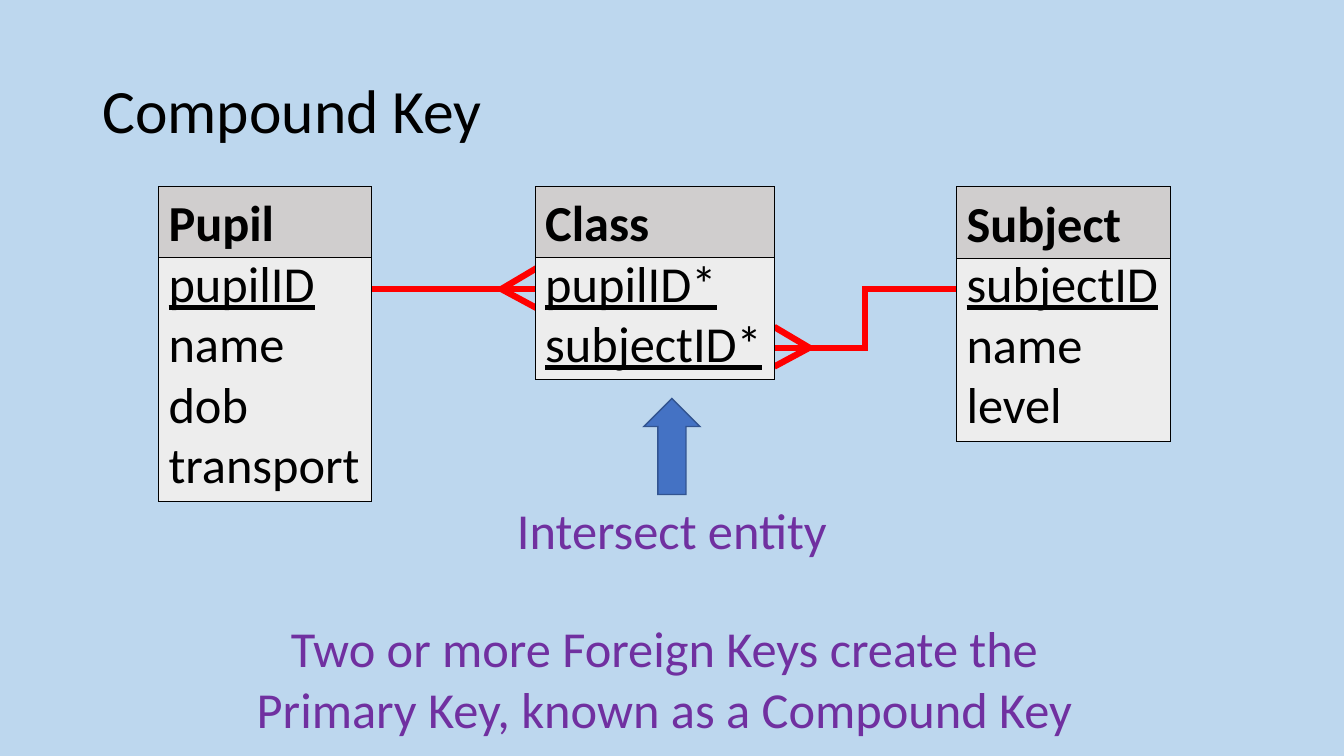
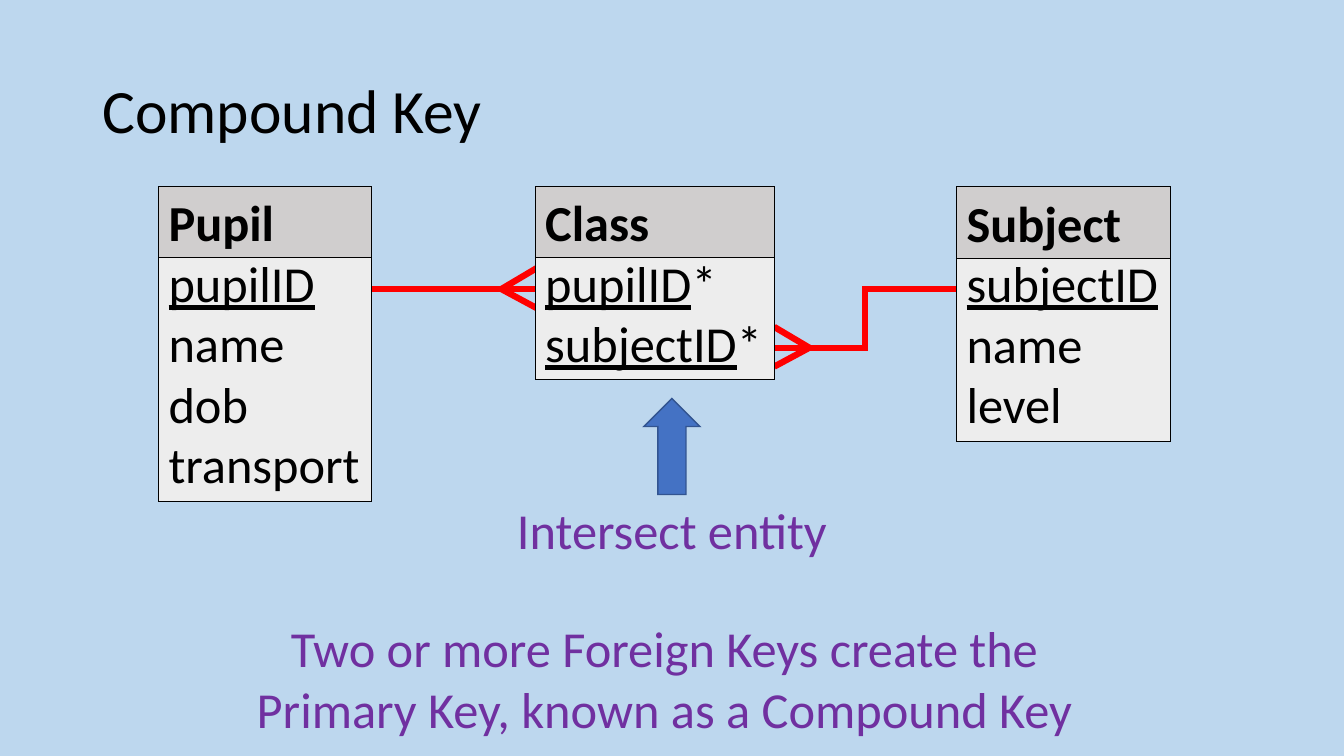
Before and after one commit to MrFriendCS/MrFriendCS.github.io, a slide deck: slide 97 of higher/ddd/H CS DDD Slides.pptx (slide 75 before the commit). Drawn at 1344x756 pixels with LibreOffice and Linux fonts; fonts in the diff are those of the drawing. Boxes give left, top, right and bottom in pixels: in the first picture for what was removed or moved away, otherwise in the second. Text is boxed around its words. In the diff, an @@ line names an element or a change of style, - is before the commit and + after.

```diff
--- a/higher/ddd/H CS DDD Slides.pptx
+++ b/higher/ddd/H CS DDD Slides.pptx
@@ rectangle "pupilID*" at (535, 187, 774, 380): underline off in "pupilID*", "subjectID*" @@
```
Also in this commit, not shown: 11 other slides changed, 11 other files.
